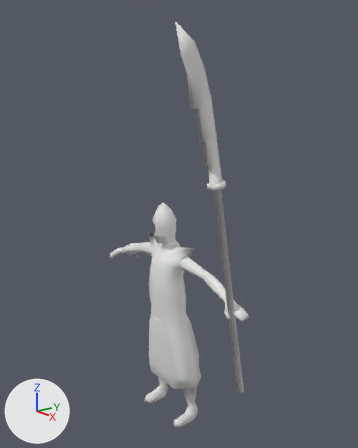
Renders of the Blender file Core Gameplay/Minor Project/Assets/Models/guardv3startanim.blend from each side of a commit.
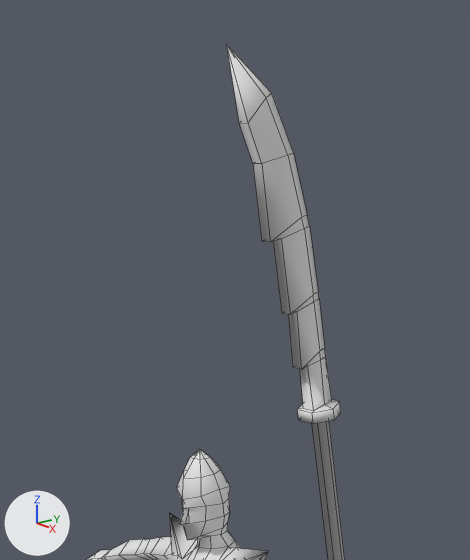
The first picture shows the older version from a 50 mm camera at (10.77, -8.15, 9.85) aimed at (0.35, 0.13, 6.1). The close-ups show both versions on the part from 20% to 79% of the width and 0% to 56% of the height of that picture. Lighting does not change. The marker at lower left points along +X, +Y and +Z. The close-ups show mesh edges as thin lines.
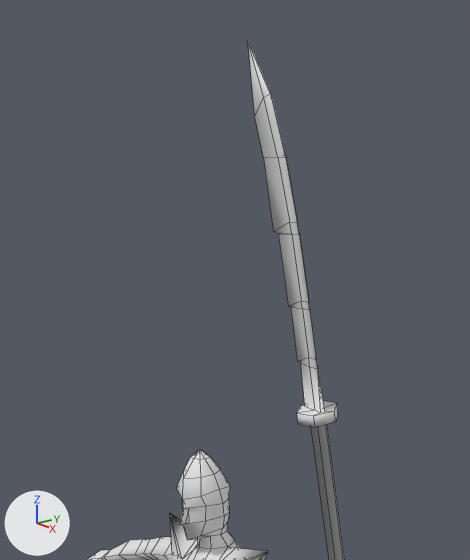
The change, as a list of edits to the scene's bpy script:
```text
Change me_circle_001:
    where me_circle_001.from_pydata(...)  # 476 vertices, 515 faces; spans x -11.4..7.1, y -10.1..0.4, z -1.5..3.0
    used by ob_circle_001; location = (2.88, -0.11, 4.23); rotation_euler = (1.571, 1.571, 0.0), in degrees (90, 90, 0); scale = (0.597, 0.597, 0.597)
    me_circle_001 part 1: the loose piece of 71 vertices spanning x -11.4..3.7, y -0.5..0.2, z -0.8..3.0 is multiplied about its middle by the matrix ((0.946, 0.189, -0.263), (-0.181, -0.362, -0.914), (-0.268, 0.913, -0.309)), then moved by (-0.1, -0.3, -0.5)
```

Where the change shows, as pixel boxes (x1, y1, x2, y2) in the close-ups (470 x 560 px; the box of a moved part takes in the faces that stretch with it):
'Circle.001', reshaped
    before: (86, 46, 345, 560)
    after: (86, 42, 345, 560)
part 1 of me_circle_001, moved or reshaped
    before: (227, 46, 345, 560)
    after: (248, 42, 345, 560)
